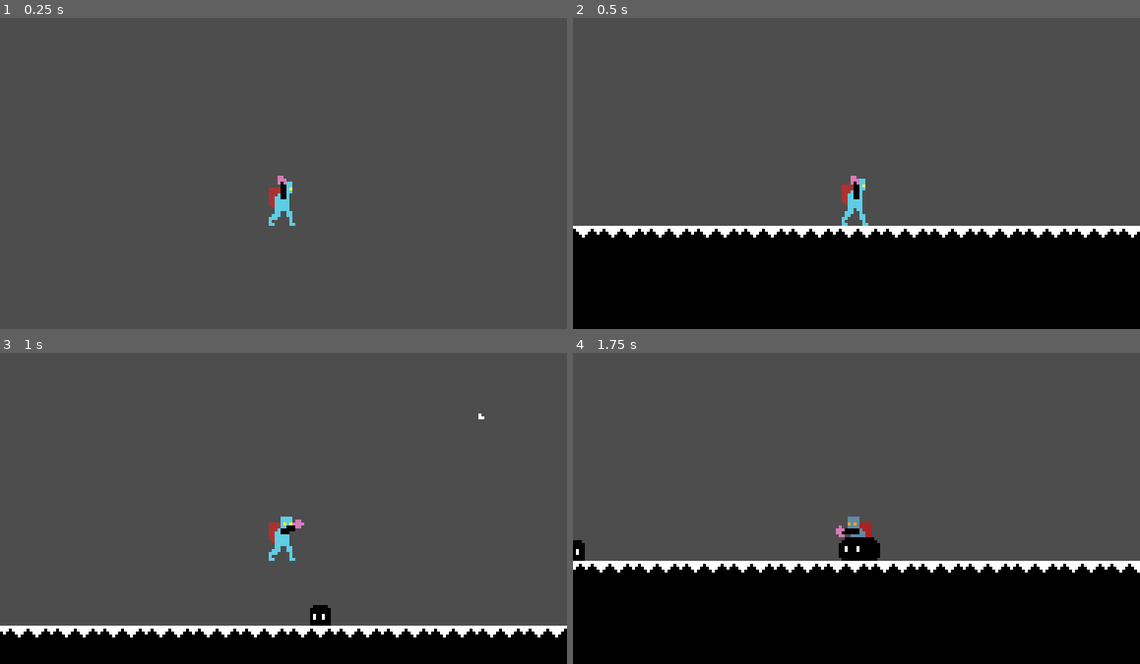
Above: before the commit, frames 1-4 (two rows, left to right).
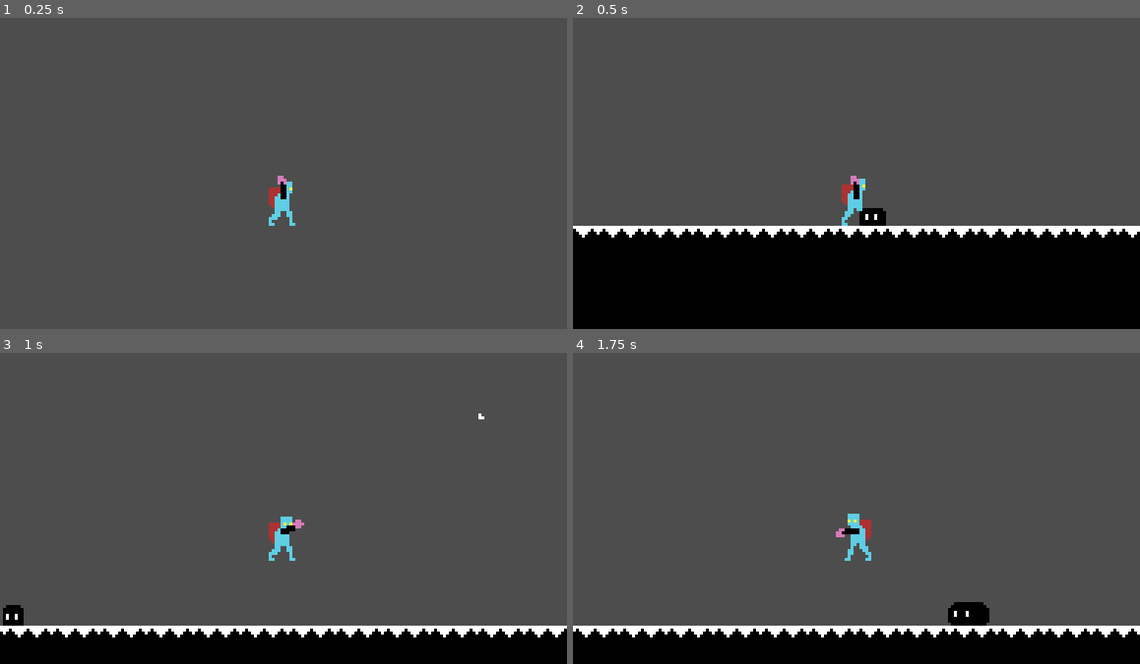
Above: after the commit, the same moments.

Repository: Bbubbee/Qman
Game: Godot game, scene res://scenes/main/main.tscn
Two runs of this game, one before a commit and one after it. Both use one fixed random seed, a clock stepped at 60 frames per second and the inputs below.
Inputs (mouse positions are in pixels of both pictures, inside the frame that each line leads up to):
- Up to frame 1 (0.25 s): no input
- Up to frame 2 (0.5 s): no input
- Up to frame 3 (1 s): move the mouse to (408, 489) at 0.52 s; press the mouse at (408, 489) at 0.53 s; hold D (right) from 0.53 s (still down); tap Space (jump) at 0.77 s
- Up to frame 4 (1.75 s): keep holding D (right); move the mouse to (743, 520) at 1.27 s; release the mouse at (743, 520) at 1.28 s; click (743, 520) at 1.35 s; tap Space (jump) at 1.52 s

Frame 1 is identical in both runs. In frame 2, 0.3% of the frame differs, in the area x 50-56%, y 61-67%; in frame 3, 0.5%; in frame 4, 23%, in the area x 0-100%, y 51-92%.

Commit message:
enemy death state

Diff:
--- a/components/health_component.gd
+++ b/components/health_component.gd
@@ -7,13 +7,21 @@
 
 
 func take_damage(attack: AttackComponent):
+	# Damage the actor.
 	health -= attack.damage
 
+	# Handle functionality of getting hit here, if exists.
+	# Usually this means transitioning into a damaged state.
 	if actor:
 		if "attack_incoming" in actor:
 			actor.attack_incoming = attack
 
+	# The actor has died.
+	if health <= 0:
+		# Handle death functionality here, if exists.
+		if "has_died" in actor:
+			actor.has_died = true
 
-
-	if health <= 0:
-		actor.queue_free()
+		# Free the actor if there is no funcionality for death.
+		else:
+			actor.queue_free()
--- a/scenes/enemies/basic_enemy/enemy.gd
+++ b/scenes/enemies/basic_enemy/enemy.gd
@@ -2,20 +2,16 @@
 
 const SPEED = 20
 
-@onready var sprite_2d: Sprite2D = $Sprite2D
 @onready var attack_component: AttackComponent = $Components/AttackComponent
 @onready var state_machine: Node = $StateMachine
-@onready var animator: AnimationPlayer = $Animator
+@onready var sprite_2d: Sprite2D = $General/Sprite
+@onready var animator: AnimationPlayer = $General/Animator
 
 var attack_incoming: AttackComponent = null
+var has_died: bool = false
 
 # Get the gravity from the project settings to be synced with RigidBody nodes.
 var gravity: int = ProjectSettings.get_setting("physics/2d/default_gravity")
 
 func _ready() -> void:
 	state_machine.init(self)
-
-
-func _on_hitbox_component_area_entered(area: Area2D) -> void:
-	if area is HitboxComponent:
-		area.damage(attack_component)
--- a/scenes/enemies/basic_enemy/enemy.tscn
+++ b/scenes/enemies/basic_enemy/enemy.tscn
@@ -6,20 +6,81 @@
 [ext_resource type="Script" path="res://scenes/player/states/state_machine.gd" id="5_clrhi"]
 [ext_resource type="Script" path="res://components/attack_component.gd" id="5_xst02"]
 [ext_resource type="Script" path="res://scenes/enemies/basic_enemy/enemy_wander.gd" id="7_v07kp"]
+[ext_resource type="Script" path="res://scenes/enemies/basic_enemy/enemy_death_state.gd" id="8_pybyw"]
 [ext_resource type="Script" path="res://scenes/enemies/basic_enemy/enemy_damaged.gd" id="8_v0he8"]
+
+[sub_resource type="Animation" id="Animation_rgu46"]
+length = 0.001
+tracks/0/type = "value"
+tracks/0/imported = false
+tracks/0/enabled = true
+tracks/0/path = NodePath("General/Sprite:modulate")
+tracks/0/interp = 1
+tracks/0/loop_wrap = true
+tracks/0/keys = {
+"times": PackedFloat32Array(0),
+"transitions": PackedFloat32Array(1),
+"update": 0,
+"values": [Color(1, 1, 1, 1)]
+}
+
+[sub_resource type="Animation" id="Animation_0qi2m"]
+resource_name = "test_anim"
+length = 0.3
+tracks/0/type = "value"
+tracks/0/imported = false
+tracks/0/enabled = true
+tracks/0/path = NodePath("General/Sprite:modulate")
+tracks/0/interp = 1
+tracks/0/loop_wrap = true
+tracks/0/keys = {
+"times": PackedFloat32Array(0, 0.1, 0.3),
+"transitions": PackedFloat32Array(1, 1, 1),
+"update": 0,
+"values": [Color(1, 1, 1, 1), Color(1, 1, 1, 0.384314), Color(1, 1, 1, 1)]
+}
+
+[sub_resource type="Animation" id="Animation_wx3ri"]
+resource_name = "death"
+length = 0.3
+tracks/0/type = "value"
+tracks/0/imported = false
+tracks/0/enabled = true
+tracks/0/path = NodePath("General/Sprite:modulate")
+tracks/0/interp = 1
+tracks/0/loop_wrap = true
+tracks/0/keys = {
+"times": PackedFloat32Array(0, 0.3),
+"transitions": PackedFloat32Array(1, 1),
+"update": 0,
+"values": [Color(1, 1, 1, 1), Color(1, 1, 1, 0)]
+}
+
+[sub_resource type="AnimationLibrary" id="AnimationLibrary_lh164"]
+_data = {
+"RESET": SubResource("Animation_rgu46"),
+"damaged": SubResource("Animation_0qi2m"),
+"death": SubResource("Animation_wx3ri")
+}
 
 [node name="Enemy" type="CharacterBody2D"]
 collision_layer = 0
 script = ExtResource("1_fs0av")
 
-[node name="Sprite" type="Sprite2D" parent="."]
-metadata/_edit_lock_ = true
-
-[node name="CollisionShape2D" type="CollisionShape2D" parent="."]
+[node name="Collider" type="CollisionShape2D" parent="."]
 position = Vector2(0, 1)
 metadata/_edit_lock_ = true
 
-[node name="Animator" type="AnimationPlayer" parent="."]
+[node name="General" type="Node2D" parent="."]
+
+[node name="Sprite" type="Sprite2D" parent="General"]
+metadata/_edit_lock_ = true
+
+[node name="Animator" type="AnimationPlayer" parent="General"]
+root_node = NodePath("../..")
+libraries = {
+"": SubResource("AnimationLibrary_lh164")
+}
 
 [node name="Components" type="Node2D" parent="."]
 metadata/_edit_lock_ = true
@@ -49,6 +110,11 @@
 [node name="Damaged" type="Node" parent="StateMachine"]
 script = ExtResource("8_v0he8")
 
+[node name="Death" type="Node" parent="StateMachine"]
+script = ExtResource("8_pybyw")
+
+[connection signal="animation_finished" from="General/Animator" to="StateMachine/Wander" method="_on_animator_animation_finished"]
+[connection signal="animation_finished" from="General/Animator" to="StateMachine/Death" method="_on_animator_animation_finished"]
 [connection signal="area_entered" from="Components/HitboxComponent" to="." method="_on_hitbox_component_area_entered"]
 
 [editable path="Components/HitboxComponent"]
--- a/scenes/enemies/basic_enemy/enemy_damaged.gd
+++ b/scenes/enemies/basic_enemy/enemy_damaged.gd
@@ -4,17 +4,21 @@
 # animation ends.
 var cooldown: float = 0.25
 var timer: float
+var animator: AnimationPlayer
 
 
 func enter():
+	animator = actor.animator
 	actor.velocity.x = 0
-	#actor.animator.play("damaged")
+	animator.play("damaged")
 	actor.attack_incoming = null
-
 	timer = cooldown
 
 
 func process(delta: float) -> void:
+	if actor.has_died:
+		transition.emit(self, "death")
+
 	# Transition to wander after a cooldown.
 	timer -= delta
 	if timer < 0:
--- /dev/null
+++ b/scenes/enemies/basic_enemy/enemy_death_state.gd
@@ -0,0 +1,11 @@
+extends State
+
+
+func enter():
+	print("im dead")
+	actor.animator.play("death")
+
+
+func _on_animator_animation_finished(anim_name: StringName) -> void:
+	if anim_name == "death":
+		actor.queue_free()
--- a/scenes/enemies/basic_enemy/enemy_wander.gd
+++ b/scenes/enemies/basic_enemy/enemy_wander.gd
@@ -16,6 +16,8 @@
 	if actor.attack_incoming:
 		transition.emit(self, "damaged")
 
+	if actor.has_died:
+		transition.emit(self, "death")
 
-#func _on_animator_animation_finished(_anim_name: StringName) -> void:
-	#actor.animator.play("idle")
+func _on_animator_animation_finished(anim_name: StringName) -> void:
+	actor.animator.play("idle")
--- a/scenes/enemies/dust/dust.tscn
+++ b/scenes/enemies/dust/dust.tscn
@@ -1,19 +1,78 @@
-[gd_scene load_steps=8 format=3 uid="uid://bdxw4ul5106p4"]
+[gd_scene load_steps=10 format=3 uid="uid://bdxw4ul5106p4"]
 
 [ext_resource type="PackedScene" uid="uid://d2cp54aqb1i3t" path="res://scenes/enemies/basic_enemy/enemy.tscn" id="1_pvnsd"]
 [ext_resource type="Texture2D" uid="uid://blp0i1i1an3fo" path="res://assets/enemies/dust_slime/dust-Sheet.png" id="2_ycphn"]
 
-[sub_resource type="RectangleShape2D" id="RectangleShape2D_coyb0"]
-size = Vector2(14, 2)
+[sub_resource type="RectangleShape2D" id="RectangleShape2D_soad3"]
+size = Vector2(13, 4)
 
-[sub_resource type="Animation" id="Animation_wbvi1"]
+[sub_resource type="Animation" id="Animation_xnvqg"]
+length = 0.001
+tracks/0/type = "value"
+tracks/0/imported = false
+tracks/0/enabled = true
+tracks/0/path = NodePath("General/Sprite:frame")
+tracks/0/interp = 1
+tracks/0/loop_wrap = true
+tracks/0/keys = {
+"times": PackedFloat32Array(0),
+"transitions": PackedFloat32Array(1),
+"update": 1,
+"values": [0]
+}
+tracks/1/type = "value"
+tracks/1/imported = false
+tracks/1/enabled = true
+tracks/1/path = NodePath("General/Sprite:modulate")
+tracks/1/interp = 1
+tracks/1/loop_wrap = true
+tracks/1/keys = {
+"times": PackedFloat32Array(0),
+"transitions": PackedFloat32Array(1),
+"update": 0,
+"values": [Color(1, 1, 1, 1)]
+}
+
+[sub_resource type="Animation" id="Animation_j84pq"]
+resource_name = "damaged"
+length = 0.3
+tracks/0/type = "value"
+tracks/0/imported = false
+tracks/0/enabled = true
+tracks/0/path = NodePath("General/Sprite:modulate")
+tracks/0/interp = 1
+tracks/0/loop_wrap = true
+tracks/0/keys = {
+"times": PackedFloat32Array(0, 0.1, 0.3),
+"transitions": PackedFloat32Array(1, 1, 1),
+"update": 0,
+"values": [Color(1, 1, 1, 1), Color(1, 1, 1, 0.360784), Color(1, 1, 1, 1)]
+}
+
+[sub_resource type="Animation" id="Animation_al7c6"]
+resource_name = "death"
+length = 0.3
+tracks/0/type = "value"
+tracks/0/imported = false
+tracks/0/enabled = true
+tracks/0/path = NodePath("General/Sprite:modulate")
+tracks/0/interp = 1
+tracks/0/loop_wrap = true
+tracks/0/keys = {
+"times": PackedFloat32Array(0, 0.3),
+"transitions": PackedFloat32Array(1, 1),
+"update": 0,
+"values": [Color(1, 1, 1, 1), Color(1, 1, 1, 0)]
+}
+
+[sub_resource type="Animation" id="Animation_2axxu"]
 resource_name = "idle"
 length = 0.8
 loop_mode = 1
 tracks/0/type = "value"
 tracks/0/imported = false
 tracks/0/enabled = true
-tracks/0/path = NodePath("Sprite:frame")
+tracks/0/path = NodePath("General/Sprite:frame")
 tracks/0/interp = 1
 tracks/0/loop_wrap = true
 tracks/0/keys = {
@@ -23,25 +82,12 @@
 "values": [0, 1]
 }
 
-[sub_resource type="Animation" id="Animation_ruib8"]
-length = 0.001
-tracks/0/type = "value"
-tracks/0/imported = false
-tracks/0/enabled = true
-tracks/0/path = NodePath("Sprite:frame")
-tracks/0/interp = 1
-tracks/0/loop_wrap = true
-tracks/0/keys = {
-"times": PackedFloat32Array(0),
-"transitions": PackedFloat32Array(1),
-"update": 1,
-"values": [0]
-}
-
-[sub_resource type="AnimationLibrary" id="AnimationLibrary_hyvkd"]
+[sub_resource type="AnimationLibrary" id="AnimationLibrary_ykw1s"]
 _data = {
-"RESET": SubResource("Animation_ruib8"),
-"idle": SubResource("Animation_wbvi1")
+"RESET": SubResource("Animation_xnvqg"),
+"damaged": SubResource("Animation_j84pq"),
+"death": SubResource("Animation_al7c6"),
+"idle": SubResource("Animation_2axxu")
 }
 
 [sub_resource type="CapsuleShape2D" id="CapsuleShape2D_cabq7"]
@@ -50,17 +96,17 @@
 
 [node name="Dust" instance=ExtResource("1_pvnsd")]
 
-[node name="Sprite" parent="." index="0"]
+[node name="Collider" parent="." index="0"]
+position = Vector2(-0.5, 6)
+shape = SubResource("RectangleShape2D_soad3")
+
+[node name="Sprite" parent="General" index="0"]
 texture = ExtResource("2_ycphn")
 hframes = 2
 
-[node name="CollisionShape2D" parent="." index="1"]
-position = Vector2(0, 7)
-shape = SubResource("RectangleShape2D_coyb0")
-
-[node name="Animator" parent="." index="2"]
+[node name="Animator" parent="General" index="1"]
 libraries = {
-"": SubResource("AnimationLibrary_hyvkd")
+"": SubResource("AnimationLibrary_ykw1s")
 }
 
 [node name="Collider" parent="Components/HitboxComponent" index="0"]
--- a/scenes/enemies/dust_baby/dust_baby.tscn
+++ b/scenes/enemies/dust_baby/dust_baby.tscn
@@ -1,19 +1,78 @@
-[gd_scene load_steps=8 format=3 uid="uid://c1tmlhlu2k430"]
+[gd_scene load_steps=10 format=3 uid="uid://c1tmlhlu2k430"]
 
 [ext_resource type="PackedScene" uid="uid://d2cp54aqb1i3t" path="res://scenes/enemies/basic_enemy/enemy.tscn" id="1_or3qs"]
 [ext_resource type="Texture2D" uid="uid://kg21ha1refg0" path="res://assets/enemies/dust_slime/dust_baby_idle-Sheet.png" id="2_qfgso"]
 
-[sub_resource type="RectangleShape2D" id="RectangleShape2D_h2dx7"]
-size = Vector2(7, 2)
+[sub_resource type="RectangleShape2D" id="RectangleShape2D_8lwyx"]
+size = Vector2(9, 2)
 
-[sub_resource type="Animation" id="Animation_jdk3x"]
+[sub_resource type="Animation" id="Animation_p70mb"]
+length = 0.001
+tracks/0/type = "value"
+tracks/0/imported = false
+tracks/0/enabled = true
+tracks/0/path = NodePath("General/Sprite:frame")
+tracks/0/interp = 1
+tracks/0/loop_wrap = true
+tracks/0/keys = {
+"times": PackedFloat32Array(0),
+"transitions": PackedFloat32Array(1),
+"update": 1,
+"values": [0]
+}
+tracks/1/type = "value"
+tracks/1/imported = false
+tracks/1/enabled = true
+tracks/1/path = NodePath("General/Sprite:modulate")
+tracks/1/interp = 1
+tracks/1/loop_wrap = true
+tracks/1/keys = {
+"times": PackedFloat32Array(0),
+"transitions": PackedFloat32Array(1),
+"update": 0,
+"values": [Color(1, 1, 1, 1)]
+}
+
+[sub_resource type="Animation" id="Animation_foso8"]
+resource_name = "damaged"
+length = 0.3
+tracks/0/type = "value"
+tracks/0/imported = false
+tracks/0/enabled = true
+tracks/0/path = NodePath("General/Sprite:modulate")
+tracks/0/interp = 1
+tracks/0/loop_wrap = true
+tracks/0/keys = {
+"times": PackedFloat32Array(0, 0.1, 0.3),
+"transitions": PackedFloat32Array(1, 1, 1),
+"update": 0,
+"values": [Color(1, 1, 1, 1), Color(1, 1, 1, 0.407843), Color(1, 1, 1, 1)]
+}
+
+[sub_resource type="Animation" id="Animation_rvdym"]
+resource_name = "death"
+length = 0.3
+tracks/0/type = "value"
+tracks/0/imported = false
+tracks/0/enabled = true
+tracks/0/path = NodePath("General/Sprite:modulate")
+tracks/0/interp = 1
+tracks/0/loop_wrap = true
+tracks/0/keys = {
+"times": PackedFloat32Array(0, 0.3),
+"transitions": PackedFloat32Array(1, 1),
+"update": 0,
+"values": [Color(1, 1, 1, 1), Color(1, 1, 1, 0)]
+}
+
+[sub_resource type="Animation" id="Animation_o7thw"]
 resource_name = "idle"
 length = 0.8
 loop_mode = 1
 tracks/0/type = "value"
 tracks/0/imported = false
 tracks/0/enabled = true
-tracks/0/path = NodePath("Sprite:frame")
+tracks/0/path = NodePath("General/Sprite:frame")
 tracks/0/interp = 1
 tracks/0/loop_wrap = true
 tracks/0/keys = {
@@ -23,25 +82,12 @@
 "values": [0, 1]
 }
 
-[sub_resource type="Animation" id="Animation_hkj5t"]
-length = 0.001
-tracks/0/type = "value"
-tracks/0/imported = false
-tracks/0/enabled = true
-tracks/0/path = NodePath("Sprite:frame")
-tracks/0/interp = 1
-tracks/0/loop_wrap = true
-tracks/0/keys = {
-"times": PackedFloat32Array(0),
-"transitions": PackedFloat32Array(1),
-"update": 1,
-"values": [0]
-}
-
-[sub_resource type="AnimationLibrary" id="AnimationLibrary_lyoq8"]
+[sub_resource type="AnimationLibrary" id="AnimationLibrary_4bm4j"]
 _data = {
-"RESET": SubResource("Animation_hkj5t"),
-"idle": SubResource("Animation_jdk3x")
+"RESET": SubResource("Animation_p70mb"),
+"damaged": SubResource("Animation_foso8"),
+"death": SubResource("Animation_rvdym"),
+"idle": SubResource("Animation_o7thw")
 }
 
 [sub_resource type="CircleShape2D" id="CircleShape2D_ayllc"]
@@ -49,17 +95,17 @@
 
 [node name="DustBaby" instance=ExtResource("1_or3qs")]
 
-[node name="Sprite" parent="." index="0"]
+[node name="Collider" parent="." index="0"]
+position = Vector2(0.5, 7)
+shape = SubResource("RectangleShape2D_8lwyx")
+
+[node name="Sprite" parent="General" index="0"]
 texture = ExtResource("2_qfgso")
 hframes = 2
 
-[node name="CollisionShape2D" parent="." index="1"]
-position = Vector2(0.5, 7)
-shape = SubResource("RectangleShape2D_h2dx7")
-
-[node name="Animator" parent="." index="2"]
+[node name="Animator" parent="General" index="1"]
 libraries = {
-"": SubResource("AnimationLibrary_lyoq8")
+"": SubResource("AnimationLibrary_4bm4j")
 }
 
 [node name="Collider" parent="Components/HitboxComponent" index="0"]
--- a/scenes/main/main.tscn
+++ b/scenes/main/main.tscn
@@ -25,8 +25,8 @@
 
 [node name="CharacterBody2D" parent="." instance=ExtResource("3_o4a5t")]
 
+[node name="Dust" parent="." instance=ExtResource("4_cgpj8")]
+position = Vector2(306, 68)
+
 [node name="DustBaby" parent="." instance=ExtResource("5_00mne")]
-position = Vector2(119, 60)
-
-[node name="Dust" parent="." instance=ExtResource("4_cgpj8")]
-position = Vector2(216, 12)
+position = Vector2(15, 52)
--- a/scenes/player/states/state.gd
+++ b/scenes/player/states/state.gd
@@ -3,7 +3,7 @@
 
 signal transition  # Use me to transition states.
 
-var actor  # Parent of this state.
+var actor: Node2D  # Parent of this state.
 
 ## Note: You can't change states in the enter/exit function!
 ## If you think a state might change in the enter/exit
Not shown: 1 places in scenes/enemies/basic_enemy/enemy.tscn that only renumber resources
Not shown, added: assets/enemies/dust_slime/.DS_Store
